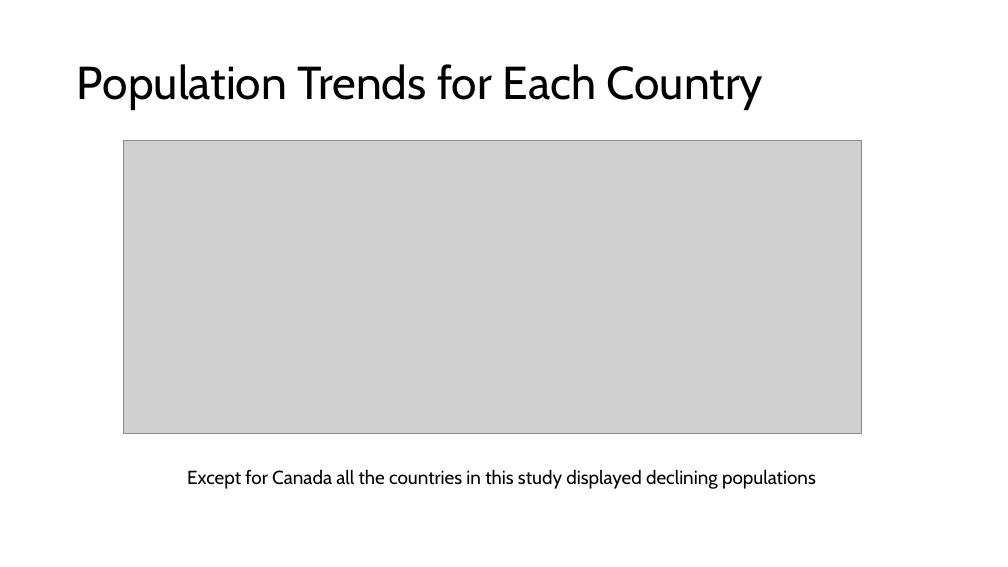
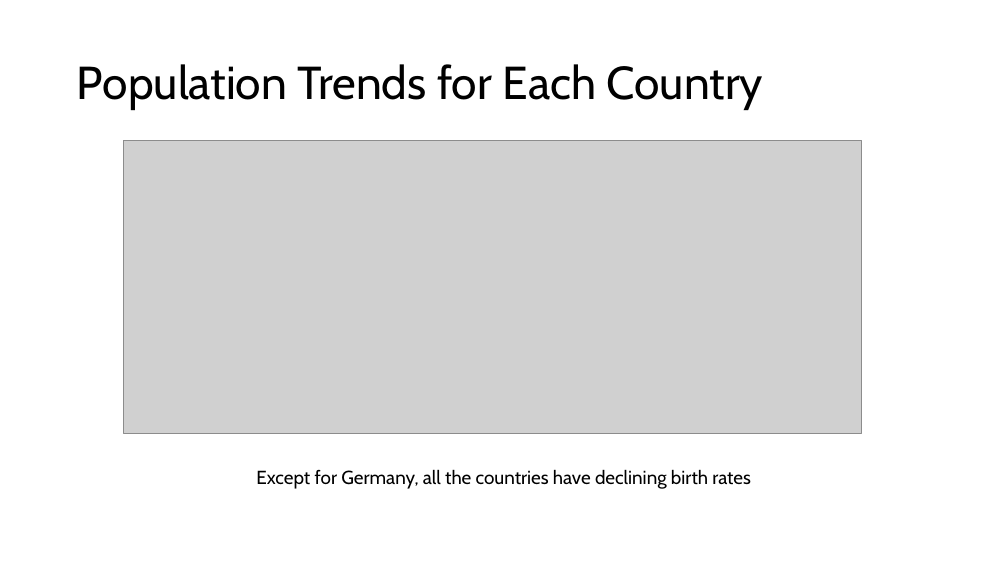
Before and after one commit to wwwinters/MSDS-670-MidTerm-Project, a slide deck: slide 8 of documents/Winters_MidTermProject.pptx. Drawn at 1008x567 pixels with LibreOffice and Linux fonts; fonts in the diff are those of the drawing; grey boxes stand for pictures. Boxes give left, top, right and bottom in pixels: in the first picture for what was removed or moved away, otherwise in the second. Text is boxed around its words. In the diff, an @@ line names an element or a change of style, - is before the commit and + after.

```diff
--- a/documents/Winters_MidTermProject.pptx
+++ b/documents/Winters_MidTermProject.pptx
@@ text at bbox=[256, 469, 751, 489]: text changed @@
-Except for Canada all the countries in this study displayed declining populations
+Except for Germany, all the countries have declining birth rates
```
Also in this commit, not shown: 2 other slides changed, 6 other files.
